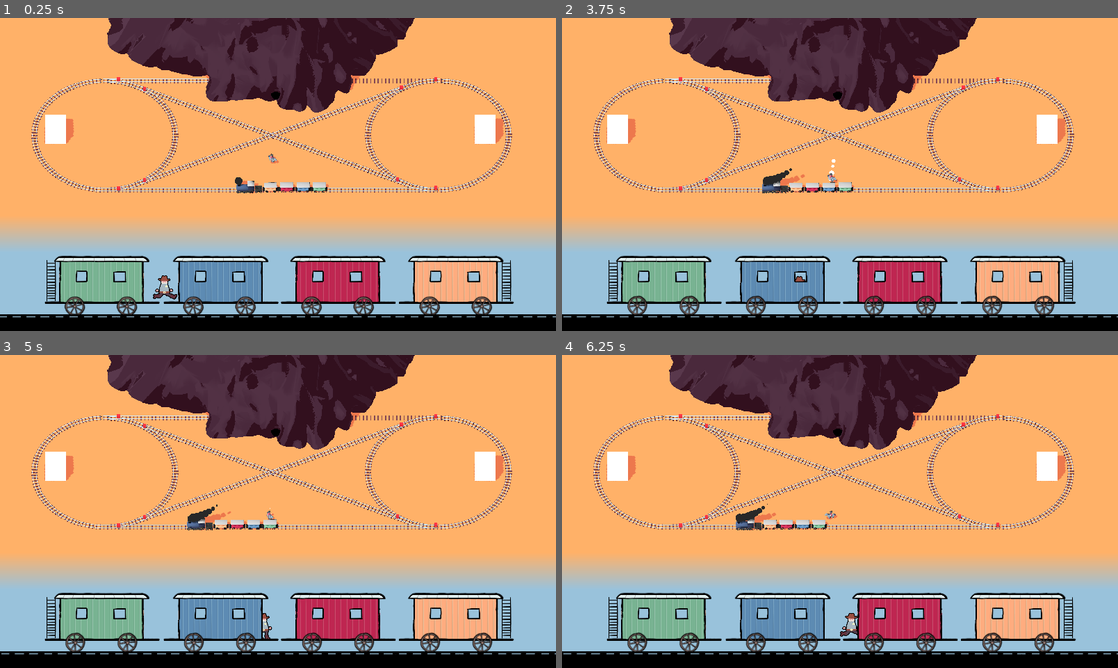
Above: before the commit, frames 1-4 (two rows, left to right).
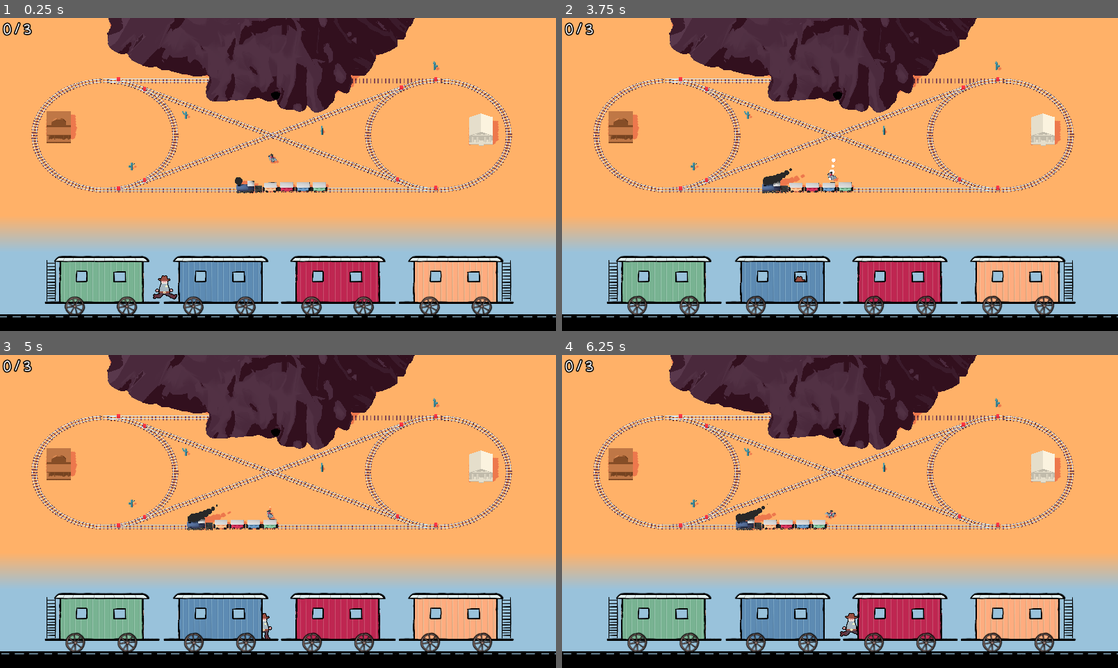
Above: after the commit, the same moments.

Repository: Miltage/train-heist
Game: Godot game, scene res://scenes/main.tscn
Two runs of this game, one before a commit and one after it. Both use one fixed random seed, a clock stepped at 60 frames per second and the inputs below.
Inputs (mouse positions are in pixels of both pictures, inside the frame that each line leads up to):
- Up to frame 1 (0.25 s): no input
- Up to frame 2 (3.75 s): move the mouse to (962, 158) at 0.52 s; hold D (steer_right) 0.53-1.28 s; click (962, 158) at 0.6 s; tap Space (jump) at 0.77, 1.52, 3.02 s; move the mouse to (728, 190) at 1.27 s; hold S (move_backward) 1.28-2.03 s; click (728, 190) at 1.35 s; move the mouse to (895, 105) at 2.02 s; hold D (steer_right) 2.03-2.78 s; click (895, 105) at 2.1 s; move the mouse to (812, 237) at 2.77 s; hold W (move_forward) 2.78-3.53 s; click (812, 237) at 2.85 s; move the mouse to (1006, 221) at 3.52 s; hold A (steer_left) from 3.53 s (still down); click (1006, 221) at 3.6 s
- Up to frame 3 (5 s): keep holding A (steer_left); tap Space (jump) at 3.77, 4.52 s; move the mouse to (111, 464) at 4.27 s; click (111, 464) at 4.35 s
- Up to frame 4 (6.25 s): move the mouse to (867, 511) at 5.02 s; release A (steer_left) at 5.03 s; hold S (move_backward) 5.03-5.78 s; click (867, 511) at 5.1 s; move the mouse to (756, 433) at 5.77 s; hold D (steer_right) from 5.78 s (still down); click (756, 433) at 5.85 s; tap Space (jump) at 6.02 s

The runs differ from the first frame. In frame 1, 1.6% of the frame differs, in the area x 0-91%, y 0-49%; in frame 2, 1.7%, in the area x 0-91%, y 0-53%; in frame 3, 1.6%; in frame 4, 1.7%.

Commit message:
Polish for player on horse

Diff:
--- a/scenes/end_screen.tscn
+++ b/scenes/end_screen.tscn
@@ -1,6 +1,7 @@
-[gd_scene load_steps=2 format=3 uid="uid://nvt502tv3t5b"]
+[gd_scene load_steps=3 format=3 uid="uid://nvt502tv3t5b"]
 
 [ext_resource type="Script" uid="uid://4d7t7lvrpf6s" path="res://scripts/EndScreen.gd" id="1_kq7ac"]
+[ext_resource type="Theme" uid="uid://dcwfw22ttcafl" path="res://theme.tres" id="2_6e1uj"]
 
 [node name="EndScreen" type="Control"]
 process_mode = 3
@@ -33,6 +34,7 @@
 [node name="Title" type="Label" parent="VBoxContainer"]
 unique_name_in_owner = true
 layout_mode = 2
+theme = ExtResource("2_6e1uj")
 theme_override_font_sizes/font_size = 32
 text = "GAME OVER"
 horizontal_alignment = 1
@@ -41,6 +43,7 @@
 [node name="Reason" type="Label" parent="VBoxContainer"]
 unique_name_in_owner = true
 layout_mode = 2
+theme = ExtResource("2_6e1uj")
 theme_override_font_sizes/font_size = 32
 text = "This is the reason"
 horizontal_alignment = 1
--- a/scenes/main.tscn
+++ b/scenes/main.tscn
@@ -12,6 +12,20 @@
 [ext_resource type="Script" uid="uid://d12bwqopd3aij" path="res://scripts/Hideout.gd" id="9_85g3d"]
 [ext_resource type="PackedScene" uid="uid://bj8dmem6344pd" path="res://scenes/train_stop.tscn" id="10_choun"]
 [ext_resource type="PackedScene" uid="uid://nvt502tv3t5b" path="res://scenes/end_screen.tscn" id="11_ya4ey"]
+[ext_resource type="Theme" uid="uid://dcwfw22ttcafl" path="res://theme.tres" id="13_trceg"]
+
+[sub_resource type="ShaderMaterial" id="ShaderMaterial_trceg"]
+render_priority = 0
+shader = ExtResource("2_sugp2")
+shader_parameter/color = Color(0.941176, 0.92549, 0.886275, 1)
+shader_parameter/shadow = 0.5
+shader_parameter/shadow_width = 0.0
+shader_parameter/shadow_color = Color(0.705, 0.705, 0.705, 0.705)
+shader_parameter/_specular_smoothness = 0.01
+shader_parameter/_specular_strength = 0.075
+shader_parameter/_glossiness = 0.1
+shader_parameter/_rim_size = 0.5
+shader_parameter/_rim_smoothness = 0.01
 
 [sub_resource type="StandardMaterial3D" id="StandardMaterial3D_ya4ey"]
 shading_mode = 0
@@ -43,6 +57,19 @@
 shader_parameter/_rim_size = 0.41
 shader_parameter/_rim_smoothness = 0.0
 
+[sub_resource type="ShaderMaterial" id="ShaderMaterial_eb6dy"]
+render_priority = 0
+shader = ExtResource("2_sugp2")
+shader_parameter/color = Color(0.839216, 0.647059, 0.478431, 1)
+shader_parameter/shadow = 0.619
+shader_parameter/shadow_width = 0.321
+shader_parameter/shadow_color = Color(0.385493, 0.385493, 0.385492, 0.705)
+shader_parameter/_specular_smoothness = 0.01
+shader_parameter/_specular_strength = 0.131
+shader_parameter/_glossiness = 0.371
+shader_parameter/_rim_size = 0.493
+shader_parameter/_rim_smoothness = 0.0
+
 [sub_resource type="SphereShape3D" id="SphereShape3D_o6xl0"]
 radius = 2.0
 
@@ -114,6 +141,12 @@
 _data = [Vector2(0, 0.478102), 0.0, 1.26363, 0, 0, Vector2(1, 0), 0.0, 0.0, 0, 0]
 point_count = 2
 
+[sub_resource type="BoxShape3D" id="BoxShape3D_trceg"]
+size = Vector3(2.20728, 1.70508, 2.48218)
+
+[sub_resource type="CylinderShape3D" id="CylinderShape3D_a8y0u"]
+radius = 0.266602
+
 [node name="Main" type="Node3D" node_paths=PackedStringArray("track", "train")]
 script = ExtResource("1_tbgi4")
 track = NodePath("LeftCircle")
@@ -121,20 +154,26 @@
 
 [node name="map" parent="." instance=ExtResource("1_o5qli")]
 
-[node name="CaveEntrance" parent="map" index="0"]
+[node name="Bank" parent="map" index="0"]
+surface_material_override/0 = SubResource("ShaderMaterial_trceg")
+
+[node name="CaveEntrance" parent="map" index="5"]
 material_override = SubResource("StandardMaterial3D_ya4ey")
 
-[node name="CircleTrackLeft" parent="map" index="1"]
+[node name="CircleTrackLeft" parent="map" index="6"]
 cast_shadow = 0
 
-[node name="CircleTrackRight" parent="map" index="2"]
+[node name="CircleTrackRight" parent="map" index="7"]
 cast_shadow = 0
 
-[node name="Floor" parent="map" index="7"]
+[node name="Floor" parent="map" index="10"]
 surface_material_override/0 = SubResource("ShaderMaterial_jyhfs")
 
-[node name="Mountain" parent="map" index="8"]
+[node name="Mountain" parent="map" index="11"]
 surface_material_override/0 = SubResource("ShaderMaterial_sugp2")
+
+[node name="Saloon" parent="map" index="13"]
+surface_material_override/0 = SubResource("ShaderMaterial_eb6dy")
 
 [node name="MountainCollision" type="StaticBody3D" parent="map"]
 transform = Transform3D(1, 0, 0, 0, -4.37114e-08, 1, 0, -1, -4.37114e-08, 0, 1.93729, 0.399799)
@@ -378,6 +417,40 @@
 scale_amount_min = 0.5
 scale_amount_curve = SubResource("Curve_trceg")
 
+[node name="Collisions" type="StaticBody3D" parent="."]
+
+[node name="CollisionShape3D" type="CollisionShape3D" parent="Collisions"]
+transform = Transform3D(1, 0, 0, 0, 1, 0, 0, 0, 1, 20.0969, 0.770923, 0)
+shape = SubResource("BoxShape3D_trceg")
+
+[node name="CollisionShape3D2" type="CollisionShape3D" parent="Collisions"]
+transform = Transform3D(1, 0, 0, 0, 1, 0, 0, 0, 1, -20.4335, 0.770923, -0.571928)
+shape = SubResource("BoxShape3D_trceg")
+
+[node name="CollisionShape3D3" type="CollisionShape3D" parent="Collisions"]
+transform = Transform3D(1, 0, 0, 0, 1, 0, 0, 0, 1, -13.5116, 0.364791, 4.30163)
+shape = SubResource("CylinderShape3D_a8y0u")
+
+[node name="CollisionShape3D4" type="CollisionShape3D" parent="Collisions"]
+transform = Transform3D(1, 0, 0, 0, 1, 0, 0, 0, 1, -8.18503, 0.364791, -2.16289)
+shape = SubResource("CylinderShape3D_a8y0u")
+
+[node name="CollisionShape3D5" type="CollisionShape3D" parent="Collisions"]
+transform = Transform3D(1, 0, 0, 0, 1, 0, 0, 0, 1, 4.8253, 0.364791, -0.129083)
+shape = SubResource("CylinderShape3D_a8y0u")
+
+[node name="CollisionShape3D6" type="CollisionShape3D" parent="Collisions"]
+transform = Transform3D(1, 0, 0, 0, 1, 0, 0, 0, 1, 15.6273, 0.364791, -8.27881)
+shape = SubResource("CylinderShape3D_a8y0u")
+
+[node name="CoinsLabel" type="Label" parent="."]
+offset_left = 8.0
+offset_top = 8.0
+offset_right = 48.0
+offset_bottom = 31.0
+theme = ExtResource("13_trceg")
+text = "0 / 3"
+
 [connection signal="train_stopped" from="Train" to="." method="_on_train_stopped"]
 [connection signal="body_entered" from="Hideout" to="Hideout" method="_on_body_entered"]
 [connection signal="body_exited" from="Hideout" to="Hideout" method="_on_body_exited"]
--- a/scenes/player.tscn
+++ b/scenes/player.tscn
@@ -6,7 +6,7 @@
 [sub_resource type="StandardMaterial3D" id="StandardMaterial3D_g2els"]
 transparency = 1
 no_depth_test = true
-albedo_color = Color(1, 1, 1, 0.156863)
+albedo_color = Color(0.481789, 0.481789, 0.481789, 0.156863)
 
 [sub_resource type="CapsuleShape3D" id="CapsuleShape3D_g2els"]
 radius = 0.2
@@ -25,6 +25,9 @@
 [node name="Horse" parent="player" index="3"]
 material_overlay = SubResource("StandardMaterial3D_g2els")
 
+[node name="Horse2" parent="player" index="4"]
+material_overlay = SubResource("StandardMaterial3D_g2els")
+
 [node name="CollisionShape3D" type="CollisionShape3D" parent="."]
 transform = Transform3D(1, 0, 0, 0, 1, 0, 0, 0, 1, 0, 0.587898, 0)
 shape = SubResource("CapsuleShape3D_g2els")
--- a/scripts/Player.gd
+++ b/scripts/Player.gd
@@ -3,6 +3,7 @@
 
 const speed:float = 3.0
 const rotateSpeed:float = 0.08
+const velThreshold:float = 0.1
 
 var v:float = 0
 var boarded:bool = false : set = set_boarded
@@ -12,15 +13,26 @@
 
 var _timeElapsed:float
 var _bounce:float
+var _run:float
+var _anim:bool
 
 func _process(delta: float) -> void:
 	_timeElapsed += delta
+	_run += delta
+
+	if (_run > 0.2):
+		_run = 0.0
+		_anim = !_anim
 
 	$player/Hands.visible = !boarded && !Globals.holdingCoin
 	$player/HandsCoin.visible = !boarded && Globals.holdingCoin
 	$player/Bandit.visible = !boarded
+	$player/Horse.visible = !_anim || !is_running()
+	$player/Horse2.visible = _anim && is_running()
 
-	var s = 0.2 if (velocity.length() > 1.0 || boarded) else 0.0
+	position.y = 0.1 if _anim && is_running() else 0.0
+
+	var s = 0.1 if (is_running()) else 0.0
 	_bounce = lerp(_bounce, s, 0.2)
 	scale = Vector3.ONE * 1.0 + Vector3.ONE * abs(sin(_timeElapsed * 10)) * _bounce
 
@@ -42,8 +54,13 @@
 	move_and_slide()
 
 func follow_car() -> void:
-	position = followingCar.global_position + followingCar.basis.x * -1.65
+	var newPos = followingCar.global_position + followingCar.basis.x * -1.65
+	velocity = newPos - position
+	position = newPos
 	look_at(followingCar.global_position)
 
 func set_boarded(newBoarded:bool) -> void:
 	boarded = newBoarded
+
+func is_running() -> bool:
+	return velocity.length() > velThreshold || boarded
--- /dev/null
+++ b/theme.tres
@@ -0,0 +1,8 @@
+[gd_resource type="Theme" load_steps=2 format=3 uid="uid://dcwfw22ttcafl"]
+
+[ext_resource type="FontFile" uid="uid://qsb4xhalkhbk" path="res://fonts/vinivicious.ttf" id="1_e1x85"]
+
+[resource]
+Label/constants/outline_size = 10
+Label/font_sizes/font_size = 32
+Label/fonts/font = ExtResource("1_e1x85")
Binary file changed: blender/map.fbx
Binary file changed: blender/player.fbx
Binary file added: blender/saloon.fbx
Not shown, added: blender/saloon.fbx.import
Binary file added: fonts/LilitaOne-Regular.ttf
Not shown, added: fonts/LilitaOne-Regular.ttf.import
Binary file added: fonts/SignikaNegative-Bold.ttf
Not shown, added: fonts/SignikaNegative-Bold.ttf.import
Binary file added: fonts/SignikaNegative-Medium.ttf
Not shown, added: fonts/SignikaNegative-Medium.ttf.import
Binary file added: fonts/vinivicious.ttf
Not shown, added: fonts/vinivicious.ttf.import
(and 9 more such lines)
